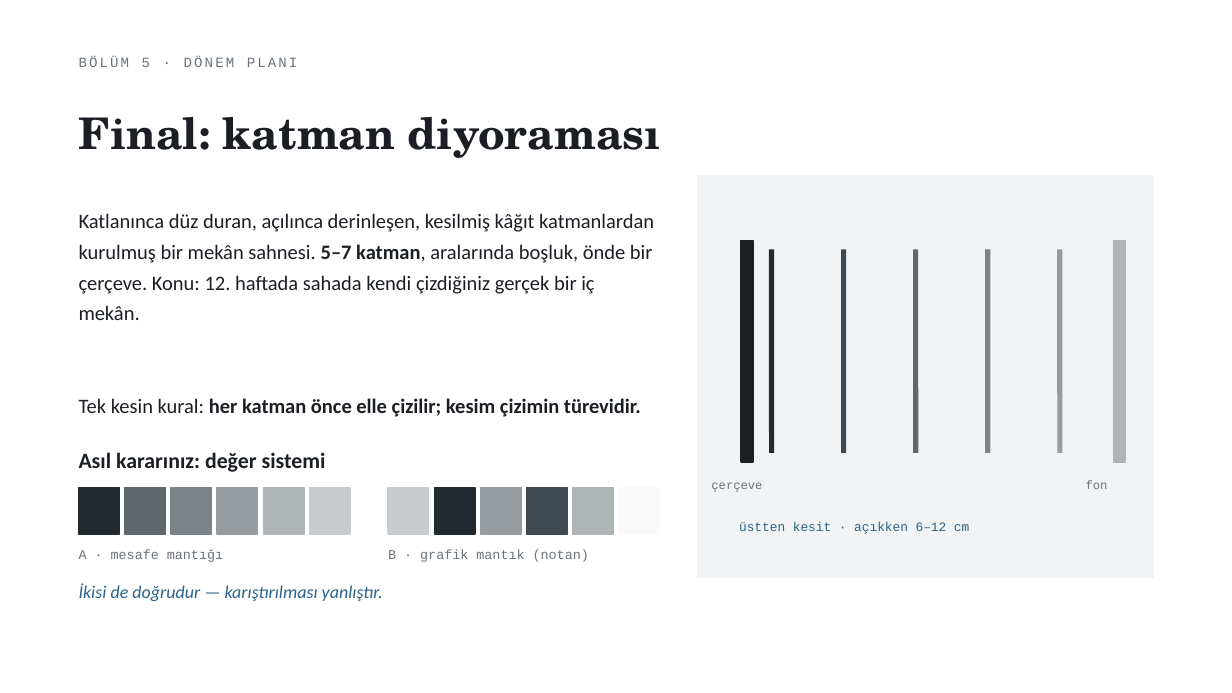
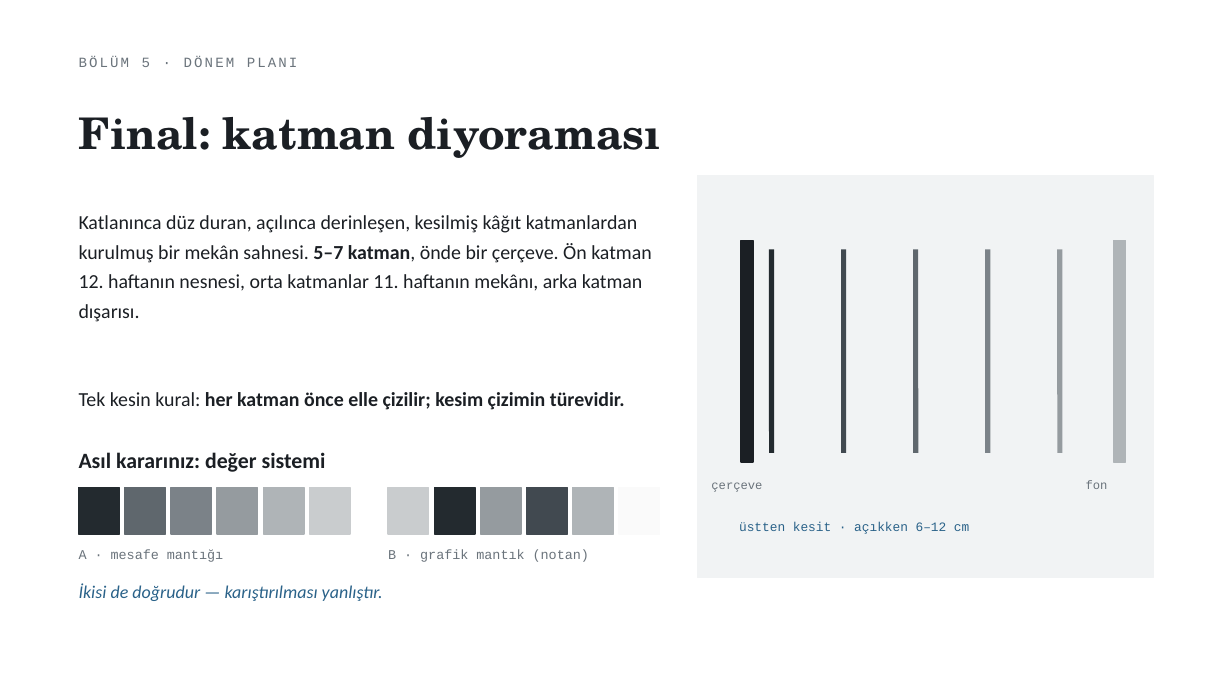
Before and after one commit to bunal91/sanat-ve-mekan, a slide deck: slide 25 of ders/serbest-cizim-teknikleri/02-1hafta-sunum.pptx. Drawn at 1232x693 pixels with LibreOffice and Linux fonts; fonts in the diff are those of the drawing. Boxes give left, top, right and bottom in pixels: in the first picture for what was removed or moved away, otherwise in the second. Text is boxed around its words. In the diff, an @@ line names an element or a change of style, - is before the commit and + after.

```diff
--- a/ders/serbest-cizim-teknikleri/02-1hafta-sunum.pptx
+++ b/ders/serbest-cizim-teknikleri/02-1hafta-sunum.pptx
@@ text at bbox=[79, 215, 651, 322]: text changed; size 16 to 15.5 pt @@
-Katlanınca düz duran, açılınca derinleşen, kesilmiş kâğıt katmanlardan kurulmuş bir mekân sahnesi. 5–7 katman, aralarında boşluk, önde bir çerçeve. Konu: 12. haftada sahada kendi çizdiğiniz gerçek bir iç mekân.
+Katlanınca düz duran, açılınca derinleşen, kesilmiş kâğıt katmanlardan kurulmuş bir mekân sahnesi. 5–7 katman, önde bir çerçeve. Ön katman 12. haftanın nesnesi, orta katmanlar 11. haftanın mekânı, arka katman dışarısı.
@@ text at bbox=[79, 392, 625, 410]: size 16 to 15.5 pt in "Tek kesin kural: her katman önce elle ..."; line spacing 24pt to 23pt @@
```
Also in this commit, not shown: 7 other slides changed, 2 other files.
